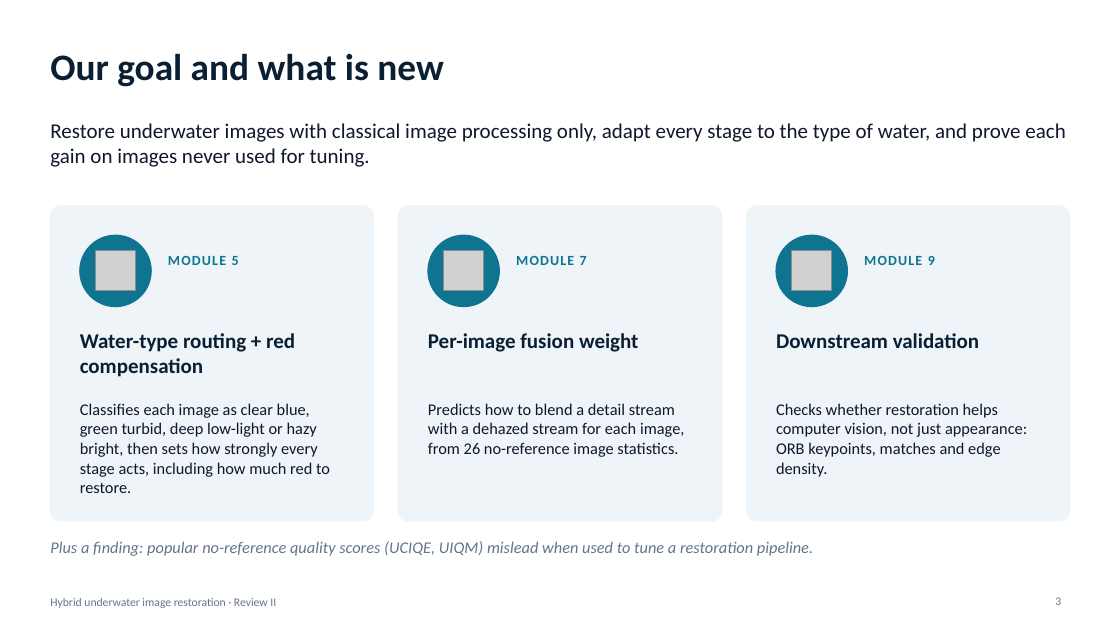
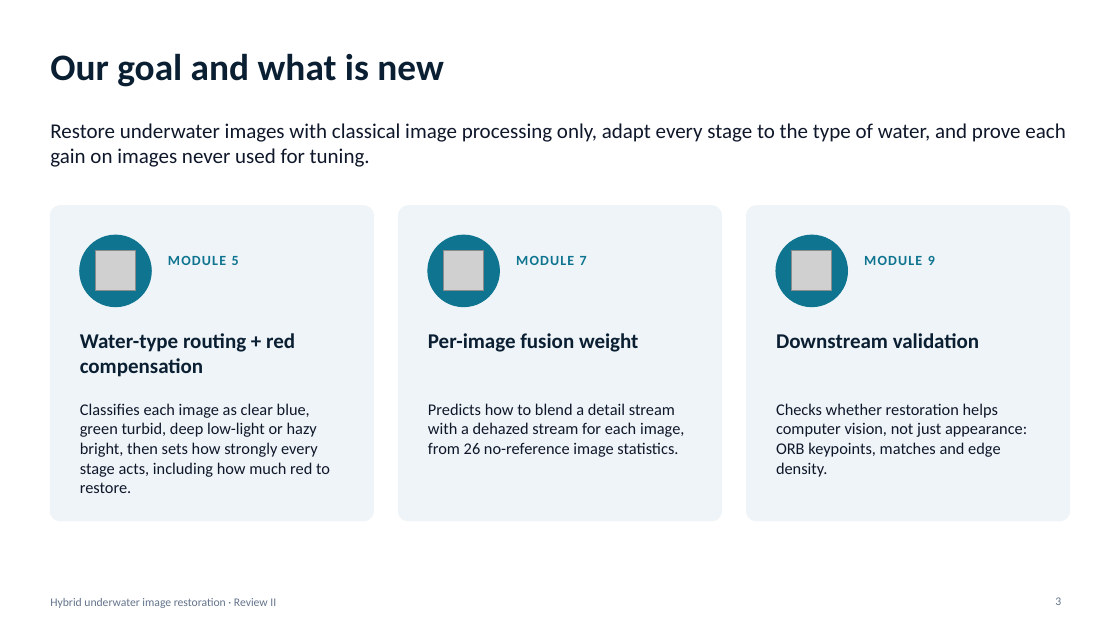
Before and after one commit to Manav250305/Underwater-Hybrid-Restoration, a slide deck: slide 3 of docs/Review_II_Presentation.pptx. Drawn at 1120x630 pixels with LibreOffice and Linux fonts; fonts in the diff are those of the drawing; grey boxes stand for pictures. Boxes give left, top, right and bottom in pixels: in the first picture for what was removed or moved away, otherwise in the second. Text is boxed around its words. In the diff, an @@ line names an element or a change of style, - is before the commit and + after.

```diff
--- a/docs/Review_II_Presentation.pptx
+++ b/docs/Review_II_Presentation.pptx
@@ text removed at (50,541,813,556) @@
-Plus a finding: popular no-reference quality scores (UCIQE, UIQM) mislead when used to tune a restoration pipeline.
```
Also in this commit, not shown: 4 other slides changed, 1 slide removed, 20 other files.
